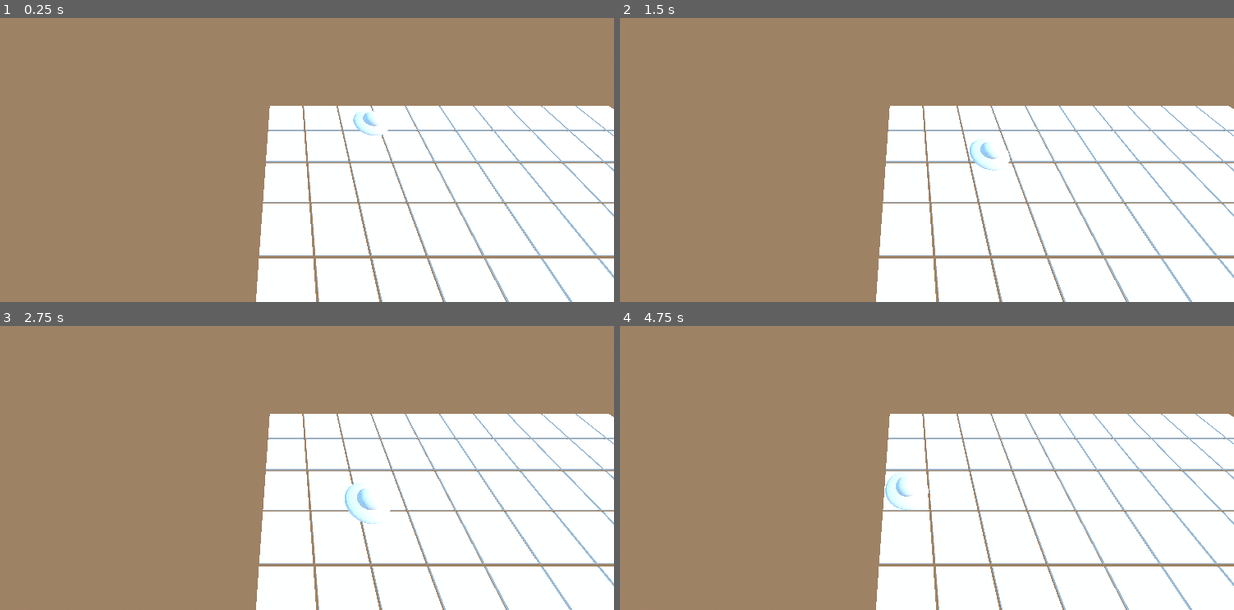
Above: before the commit, frames 1-4 (two rows, left to right).
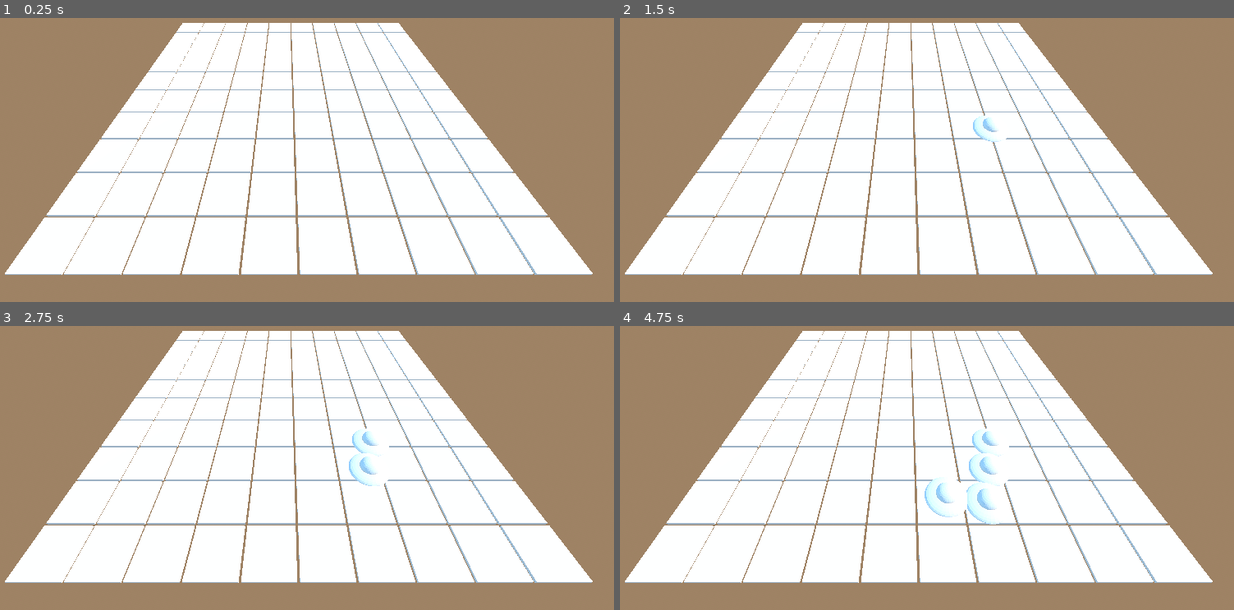
Above: after the commit, the same moments.

Repository: MackWessels/glowfront
Game: Godot game, scene res://scenes/main.tscn
Same seed, same stepped clock (60 frames per second), same inputs: the game is played once before the commit and once after it.
Inputs (mouse positions are in pixels of both pictures, inside the frame that each line leads up to):
- Up to frame 1 (0.25 s): no input
- Up to frame 2 (1.5 s): move the mouse to (1049, 100) at 0.52 s; click (1049, 100) at 0.67 s; move the mouse to (773, 137) at 1.27 s; click (773, 137) at 1.42 s
- Up to frame 3 (2.75 s): move the mouse to (349, 345) at 2.02 s; click (349, 345) at 2.17 s
- Up to frame 4 (4.75 s): move the mouse to (871, 499) at 2.77 s; click (871, 499) at 2.92 s; move the mouse to (1105, 482) at 3.52 s; click (1105, 482) at 3.67 s; move the mouse to (712, 371) at 4.27 s; click (712, 371) at 4.42 s

The runs differ from the first frame. In frame 1, 50% of the frame differs, in the area x 0-100%, y 1-100%; in frame 2, 50%; in frame 3, 50%; in frame 4, 51%.

Commit message:
started enemy spawner scene

Diff:
--- /dev/null
+++ b/scenes/enemy_spawner.tscn
@@ -0,0 +1,18 @@
+[gd_scene load_steps=4 format=3 uid="uid://4r5ok51tc656"]
+
+[ext_resource type="Script" uid="uid://duu1x8tbofnps" path="res://scripts/enemy_spawner.gd" id="1_ks1gq"]
+[ext_resource type="PackedScene" uid="uid://dbk0o7kp4ikj3" path="res://models/UFO.glb" id="2_devoi"]
+
+[sub_resource type="CapsuleMesh" id="CapsuleMesh_devoi"]
+
+[node name="EnemySpawner" type="Node3D"]
+script = ExtResource("1_ks1gq")
+enemy_scene = ExtResource("2_devoi")
+
+[node name="MeshInstance3D" type="MeshInstance3D" parent="."]
+transform = Transform3D(0.5, 0, 0, 0, 0.5, 0, 0, 0, 0.5, 0, 0, 0)
+mesh = SubResource("CapsuleMesh_devoi")
+
+[node name="Timer" type="Timer" parent="."]
+
+[connection signal="timeout" from="Timer" to="." method="_on_timer_timeout"]
--- a/scenes/main.tscn
+++ b/scenes/main.tscn
@@ -50,3 +50,4 @@
 transform = Transform3D(1, 0, 0, 0, 1, 0, 0, 0, 1, 0, 0.386268, 0)
 
 [node name="TileBoard" parent="." instance=ExtResource("3_jyhfs")]
+transform = Transform3D(1, 0, 0, 0, 1, 0, 0, 0, 1, -9, 0, -12)
--- a/scenes/projectile.tscn
+++ b/scenes/projectile.tscn
@@ -7,7 +7,10 @@
 [sub_resource type="SphereShape3D" id="SphereShape3D_dgwo2"]
 
 [node name="Projectile" type="Area3D"]
+transform = Transform3D(0.3, 0, 0, 0, 0.3, 0, 0, 0, 0.3, 0, 0, 0)
 script = ExtResource("1_c8fcr")
+speed = 20.0
+lifetime = 5.0
 
 [node name="MeshInstance3D" type="MeshInstance3D" parent="."]
 mesh = SubResource("SphereMesh_qxf0c")
--- a/scripts/enemy.gd
+++ b/scripts/enemy.gd
@@ -4,9 +4,15 @@
 @export var max_health: int = 3
 var current_health: int
 var path_follow: PathFollow3D
+var is_targetable = false
 
 func _ready():
+	await get_tree().create_timer(0.1).timeout
+	is_targetable = true
 	current_health = max_health
+	add_to_group("enemies")
+	print("Enemy spawned:", name)
+
 
 func _physics_process(delta):
 	if path_follow == null or not is_instance_valid(path_follow):
--- /dev/null
+++ b/scripts/enemy_spawner.gd
@@ -0,0 +1,38 @@
+extends Node3D
+
+@export var enemy_scene: PackedScene
+@export var spawn_count: int = 5
+@export var spawn_interval: float = 1.0
+@export var enemy_path: NodePath  # Optional: If using PathFollow3D
+
+var spawned = 0
+var timer := Timer.new()
+
+func _ready():
+	print("Enemy spawner ready")
+	timer.wait_time = spawn_interval
+	timer.one_shot = false
+	timer.timeout.connect(_on_timer_timeout)
+	add_child(timer)
+	timer.start()
+
+func _on_timer_timeout():
+	if spawned >= spawn_count:
+		timer.stop()
+		return
+
+	if enemy_scene:
+		var enemy = enemy_scene.instantiate()
+
+		# Optional: Set path follow if you have a PathFollow3D system
+		if enemy_path != NodePath():
+			var path_follower = get_node(enemy_path).duplicate()
+			path_follower.add_child(enemy)
+			get_tree().current_scene.add_child(path_follower)
+		else:
+			get_tree().current_scene.add_child(enemy)
+
+		enemy.add_to_group("enemies")  # Ensure turret detects it
+		print("Spawned enemy #%d: %s" % [spawned + 1, enemy.name])
+
+		spawned += 1
--- a/scripts/main.gd
+++ b/scripts/main.gd
@@ -7,6 +7,7 @@
 
 func _ready():
 	for i in range(5):
+		await get_tree().create_timer(1.0).timeout
 		spawn_enemy()
 
 func spawn_enemy():
--- a/scripts/tile_board.gd
+++ b/scripts/tile_board.gd
@@ -10,7 +10,7 @@
 		for z in range(rows):
 			var tile = tile_scene.instantiate()
 			add_child(tile)
-			tile.global_position = Vector3(x * tile_spacing, 0, z * tile_spacing)
+			tile.global_position = global_position + Vector3(x * tile_spacing, 0, z * tile_spacing)
 
 			# Set grid coordinates
 			tile.grid_x = x
--- a/scripts/tower.gd
+++ b/scripts/tower.gd
@@ -1,53 +1,58 @@
 extends Node3D
 
-@onready var detection_area = $DetectionArea
-@onready var turret = $tower_model/Turret
-@onready var muzzle_point = $tower_model/Turret/Barrel/MuzzlePoint
 @export var projectile_scene: PackedScene
+@export var fire_rate: float = 1.0
 
-var target: Node3D = null
-var enemies_in_range: Array = []
-var shoot_timer := 0.0
-const SHOOT_INTERVAL := 1.0
+@onready var DetectionArea = $DetectionArea
+@onready var MuzzlePoint = $tower_model/Turret/Barrel/MuzzlePoint
+@onready var Turret = $tower_model/Turret
+
+var can_fire = true
+var target = null
+var targets_in_range: Array = []
 
 func _ready():
-	detection_area.body_entered.connect(_on_body_entered)
-	detection_area.body_exited.connect(_on_body_exited)
+	DetectionArea.body_entered.connect(_on_body_entered)
+	DetectionArea.body_exited.connect(_on_body_exited)
 
-func _process(delta):
-	if target == null or not is_instance_valid(target):
-		target = enemies_in_range[0] if enemies_in_range.size() > 0 else null
-
-	if target:
-		track_target()
-		shoot_timer -= delta
-		if shoot_timer <= 0:
-			shoot()
-			shoot_timer = SHOOT_INTERVAL
 
 func _on_body_entered(body):
 	if body.is_in_group("enemies"):
-		enemies_in_range.append(body)
-		if target == null:
-			target = body
+		targets_in_range.append(body)
 
 func _on_body_exited(body):
-	if body in enemies_in_range:
-		enemies_in_range.erase(body)
+	if body.is_in_group("enemies"):
+		targets_in_range.erase(body)
 		if body == target:
-			target = enemies_in_range[0] if enemies_in_range.size() > 0 else null
+			target = null
 
-func track_target():
-	turret.look_at(target.global_transform.origin, Vector3.UP)
+func _process(delta):
+	targets_in_range = targets_in_range.filter(func(e): return is_instance_valid(e))
+	if target == null or not is_instance_valid(target) or not targets_in_range.has(target):
+		target = null
+		if targets_in_range.size() > 0:
+			target = targets_in_range[0]
 
-func shoot():
-	if not projectile_scene or target == null:
+	if target:
+		var turret_pos = Turret.global_transform.origin
+		var target_pos = target.global_transform.origin
+		target_pos.y = turret_pos.y
+		Turret.look_at(target_pos, Vector3.UP)
+		if can_fire:
+			fire()
+
+func fire():
+	if not projectile_scene:
+		return
+	if not is_instance_valid(target):
 		return
 
-	var bullet = projectile_scene.instantiate()
-	bullet.global_transform.origin = muzzle_point.global_transform.origin
+	can_fire = false
 
-	var shoot_dir = (target.global_transform.origin - muzzle_point.global_transform.origin).normalized()
-	bullet.direction = shoot_dir
+	var projectile = projectile_scene.instantiate()
+	get_tree().current_scene.add_child(projectile)
+	projectile.global_transform.origin = MuzzlePoint.global_transform.origin
+	projectile.look_at(target.global_transform.origin, Vector3.UP)
+	await get_tree().create_timer(fire_rate).timeout
 
-	get_parent().add_child(bullet)
+	can_fire = true
Not shown, added: scripts/enemy_spawner.gd.uid
Not shown, added: scenes/tower.tscn2751360027.tmp
